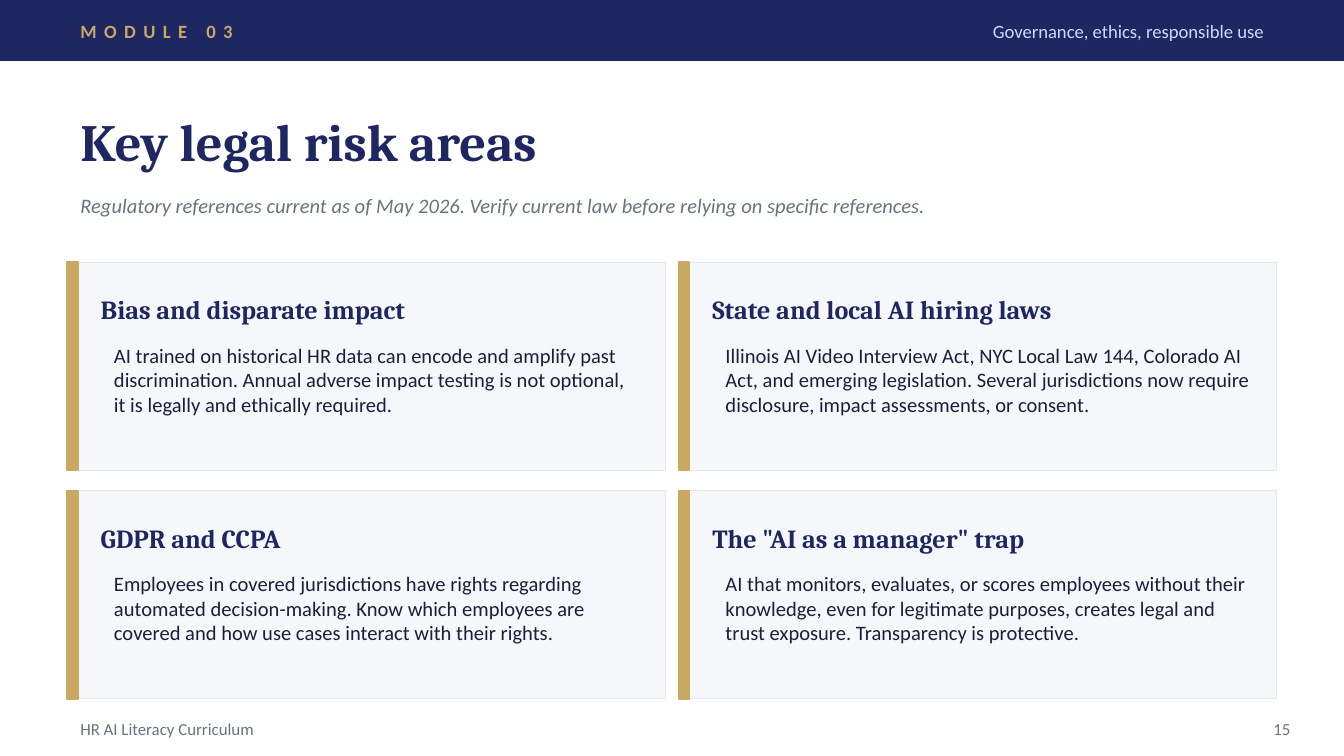
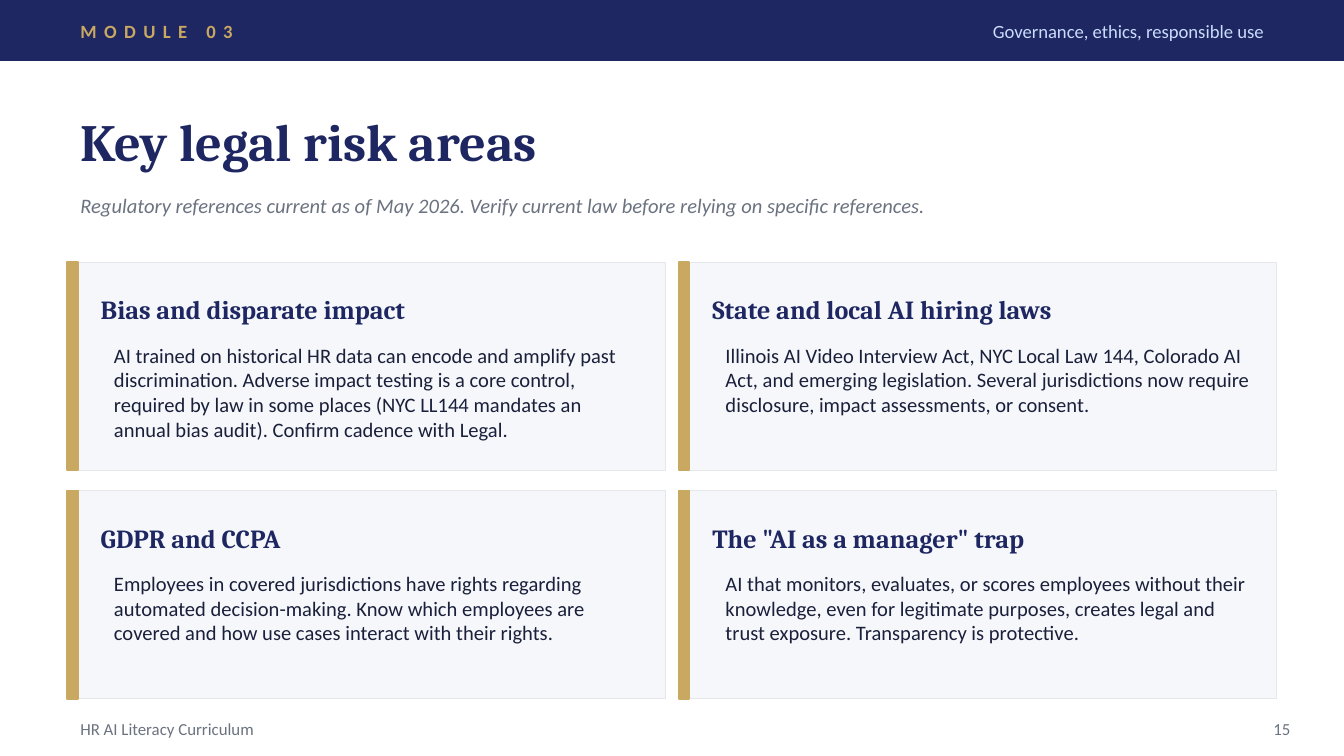
Before and after one commit to ellehelvig/hr-ai-transformation-playbook, a slide deck: slide 15 of 04-enablement/HR-AI-Literacy-Curriculum.pptx. Drawn at 1344x756 pixels with LibreOffice and Linux fonts; fonts in the diff are those of the drawing. Boxes give left, top, right and bottom in pixels: in the first picture for what was removed or moved away, otherwise in the second. Text is boxed around its words. In the diff, an @@ line names an element or a change of style, - is before the commit and + after.

```diff
--- a/04-enablement/HR-AI-Literacy-Curriculum.pptx
+++ b/04-enablement/HR-AI-Literacy-Curriculum.pptx
@@ text at <box>114,348,615,441</box>: text changed @@
-AI trained on historical HR data can encode and amplify past discrimination. Annual adverse impact testing is not optional, it is legally and ethically required.
+AI trained on historical HR data can encode and amplify past discrimination. Adverse impact testing is a core control, required by law in some places (NYC LL144 mandates an annual bias audit). Confirm cadence with Legal.
```
Also in this commit, not shown: 9 other files.
